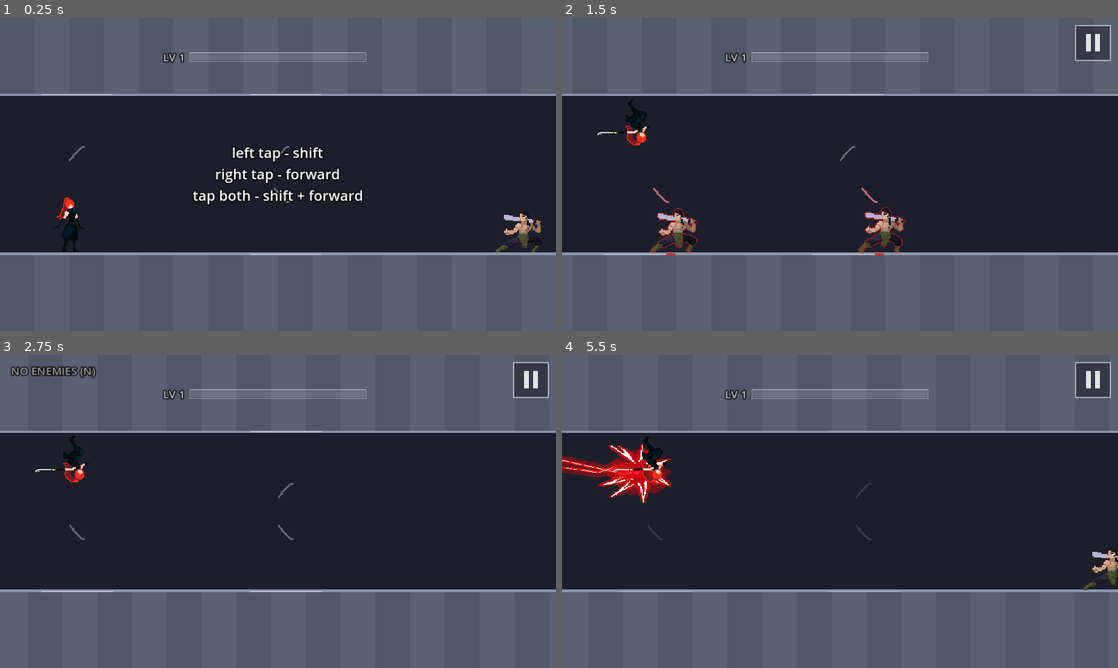
Above: before the commit, frames 1-4 (two rows, left to right).
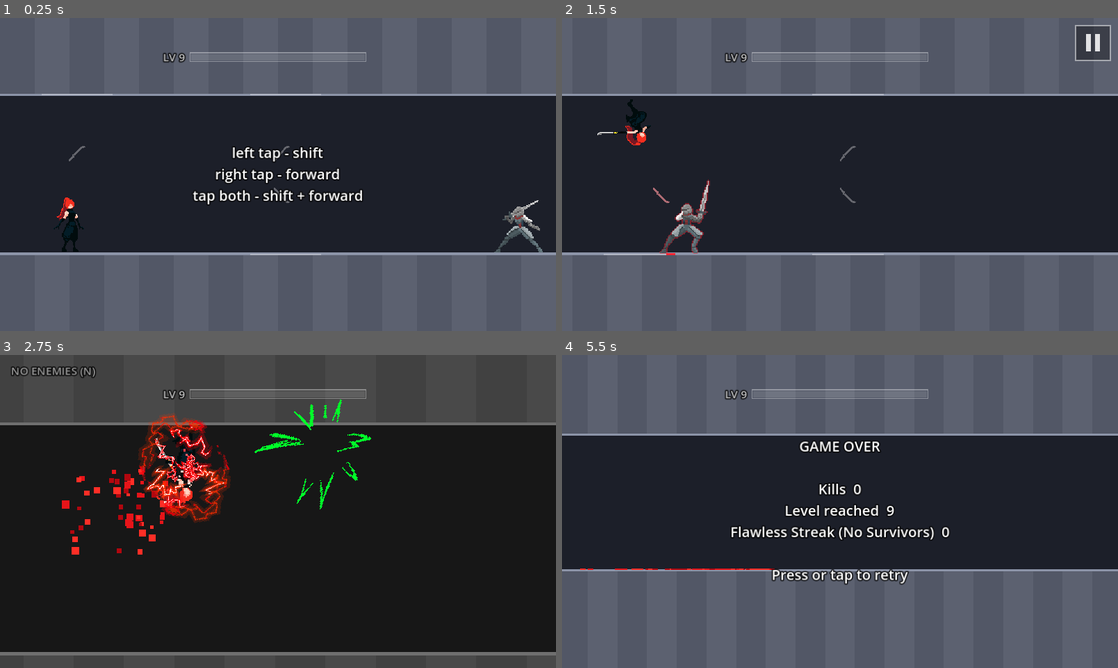
Above: after the commit, the same moments.

Repository: fredsbreads/game-off
Game: Godot game, scene res://scenes/main.tscn
Two runs of this game, one before a commit and one after it. Both use one fixed random seed, a clock stepped at 60 frames per second and the inputs below. Sound files missing from this copy of the repository are replaced by a short silence.
Inputs (mouse positions are in pixels of both pictures, inside the frame that each line leads up to):
- Up to frame 1 (0.25 s): no input
- Up to frame 2 (1.5 s): tap Enter at 0.5 s; move the mouse to (962, 158) at 0.52 s; hold K (tp_forward) 0.53-1.28 s; hold J (tp_vertical) 0.53-1.28 s; click (962, 158) at 0.67 s; move the mouse to (728, 190) at 1.27 s; tap Shift at 1.35 s
- Up to frame 3 (2.75 s): move the mouse to (333, 442) at 2.02 s; hold K (tp_forward) from 2.03 s (still down); tap N at 2.1 s
- Up to frame 4 (5.5 s): move the mouse to (812, 574) at 2.77 s; tap J (tp_vertical) at 2.85 s; click (812, 574) at 2.92 s; move the mouse to (1006, 558) at 3.52 s; release K (tp_forward) at 3.53 s; hold Shift 3.53-4.28 s; move the mouse to (673, 464) at 4.27 s; tap N at 4.35 s; move the mouse to (867, 511) at 5.02 s; hold J (tp_vertical) from 5.03 s (still down); click (867, 511) at 5.17 s

The runs differ from the first frame. In frame 1, 0.6% of the frame differs, in the area x 32-98%, y 11-75%; in frame 2, 1.5%; in frame 3, 52%, in the area x 0-100%, y 0-100%; in frame 4, 13%.

Commit message:
Start runs at level 9 for playtesting

Diff:
--- a/scripts/main.gd
+++ b/scripts/main.gd
@@ -12,7 +12,7 @@
 const START_X := 3.0
 # Testing: start every run at this level (1 = normal). E.g. 9 to meet the
 # knight straight away. Put it back to 1 before shipping.
-const START_LEVEL := 1
+const START_LEVEL := 9
 # Every kill gets a short hit freeze (invert flash).
 const KILL_HIT := 0.06
 # If another enemy is under any marker where you land, the
